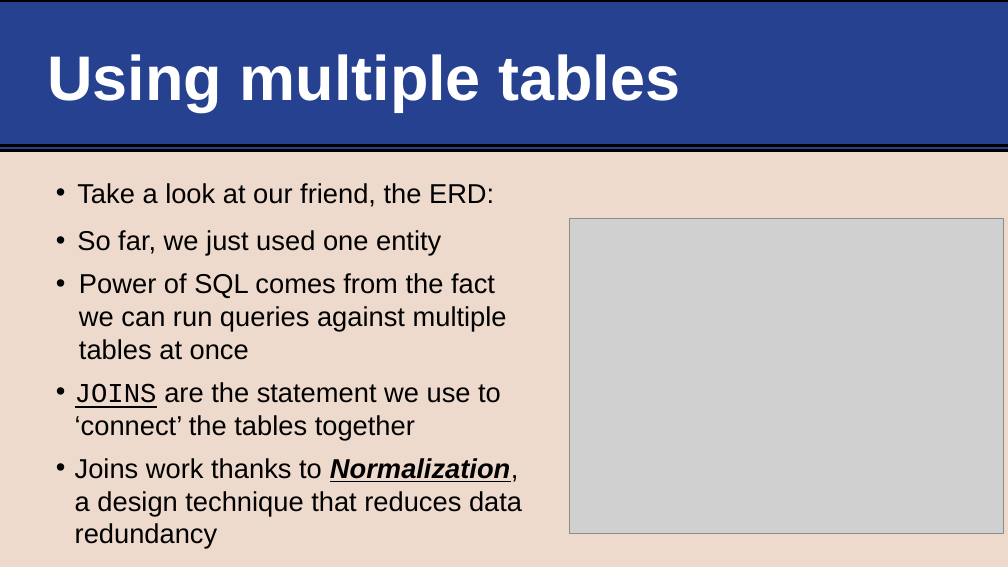
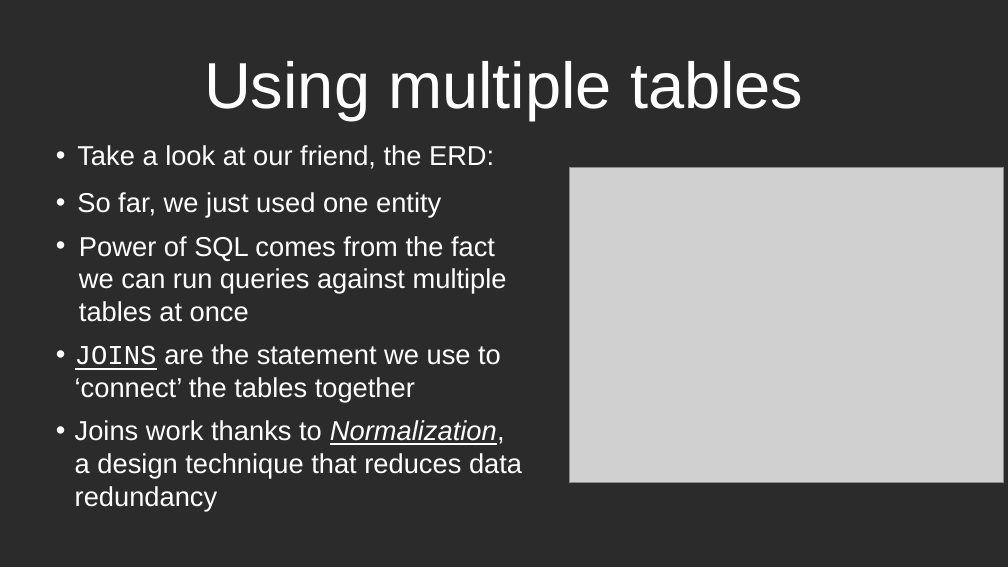
Before and after one commit to life-efficient/Data-Engineering, a slide deck: slide 3 of 2. SQL/3. Joins/3. SQL Joins.pptx (slide 2 before the commit). Drawn at 1008x567 pixels with LibreOffice and Linux fonts; fonts in the diff are those of the drawing; grey boxes stand for pictures; background and template pictures are left out; a plain dark background stands for a picture behind light text. Boxes give left, top, right and bottom in pixels: in the first picture for what was removed or moved away, otherwise in the second. Text is boxed around its words. In the diff, an @@ line names an element or a change of style, - is before the commit and + after.

```diff
--- a/2. SQL/3. Joins/3. SQL Joins.pptx
+++ b/2. SQL/3. Joins/3. SQL Joins.pptx
@@ background #EDDACC to picture (left out) @@
@@ rectangle removed at (0, 0, 1008, 150) @@
@@ title "Using multiple tables": place and size @@
-title "Using multiple tables" at (47, 54, 680, 111)
+title "Using multiple tables" at (204, 61, 803, 120)
@@ title "Using multiple tables" at (204, 61, 803, 120): size 60 to 61.9 pt, bold off; alignment left to centre; vertical alignment middle to bottom @@
@@ line removed from (0, 146) to (1008, 146) @@
@@ text "Take a look at our ...": place and size @@
-text "Take a look at our ..." at (77, 183, 494, 207)
+text "Take a look at our ..." at (77, 145, 494, 169)
@@ text "Take a look at our ..." at (77, 145, 494, 169): text colour #000000 to #FFFFFF @@
@@ text "So far, we just used ...": place and size @@
-text "So far, we just used ..." at (75, 230, 522, 548)
+text "So far, we just used ..." at (75, 192, 522, 511)
@@ text "So far, we just used ..." at (75, 192, 522, 511): text colour #000000 to #FFFFFF; bold off in "Normalization," @@
@@ picture: place and size @@
-picture at (569, 219, 1004, 534)
+picture at (569, 168, 1004, 483)
```
Also in this commit, not shown: 30 other slides changed, 2 slides added, 2 slides removed, 2 other files.
